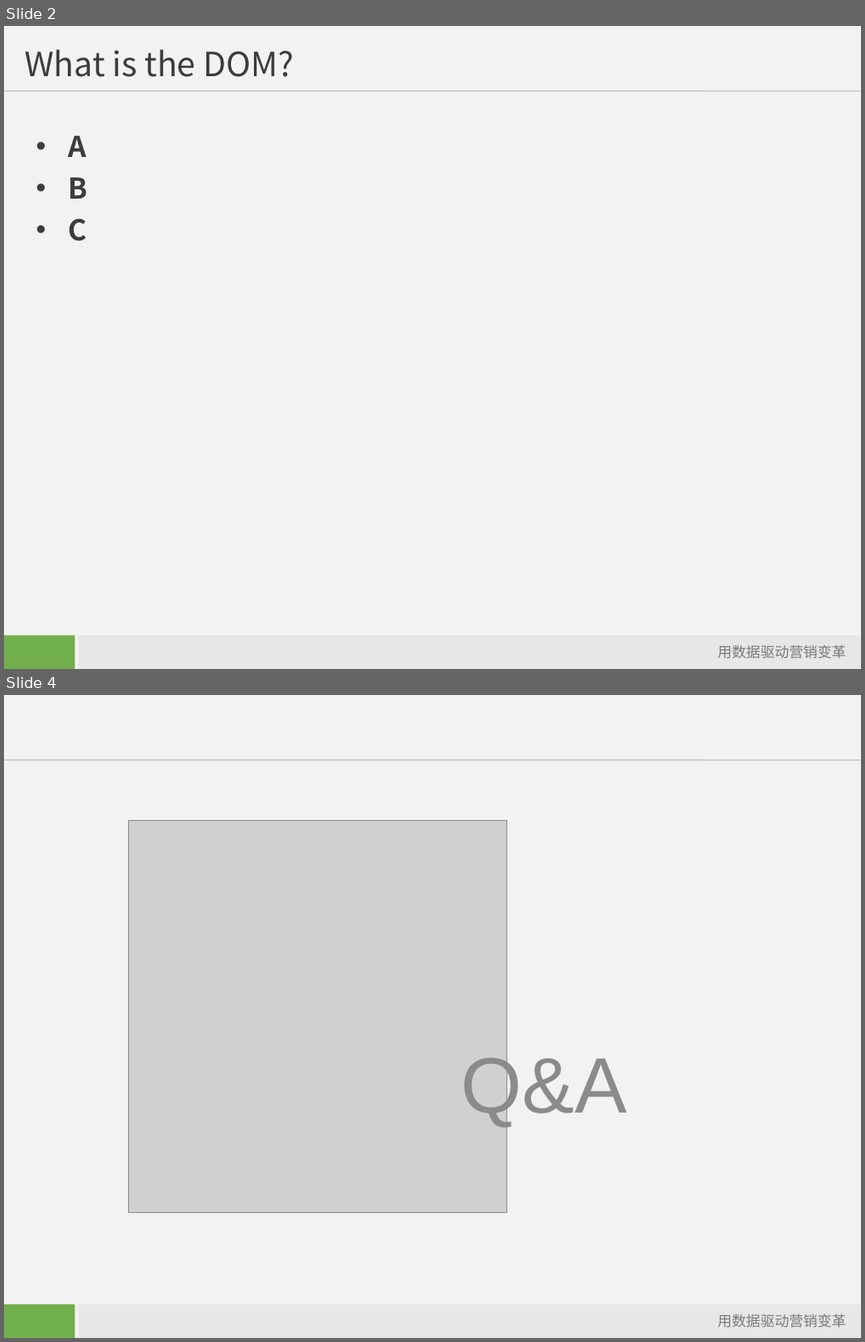
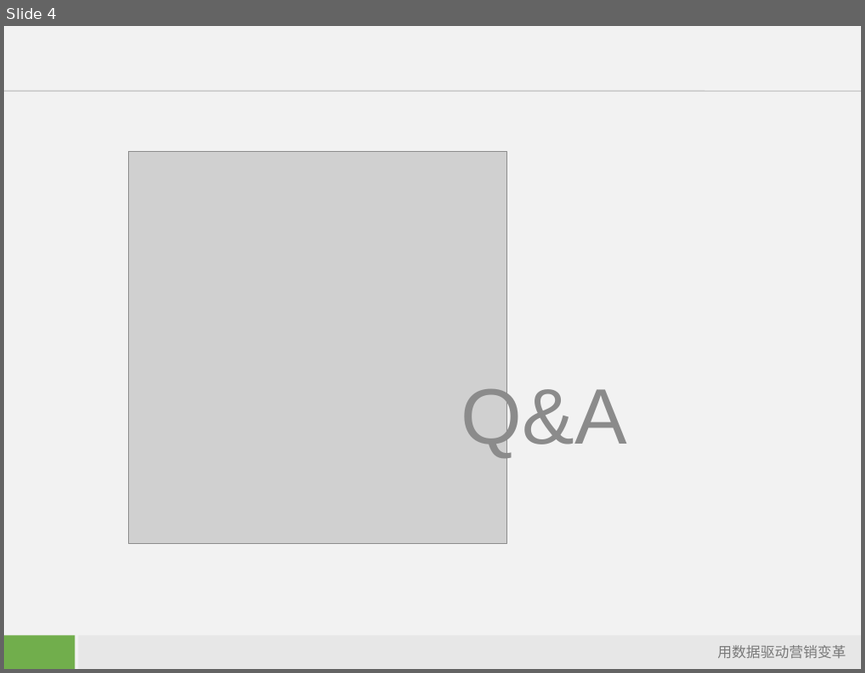
Before and after one commit to starzou/dom-edge, a slide deck: doc/DOM及其应用-模板.ppt. Shown one above the other, each under a label of ours: slides 2 and 4 before the commit, slide 4 after it; the slides between them are not shown. The pictures are 865x1342 and 865x673 pixels, drawn with LibreOffice and Linux fonts; fonts in the diff are those of the drawing; grey boxes stand for pictures; background and template pictures are left out. Boxes give left, top, right and bottom in pixels: in the first picture for what was removed or moved away, otherwise in the second. Text is boxed around its words. In the diff, an @@ line names an element or a change of style, - is before the commit and + after.

```diff
--- a/doc/DOM及其应用-模板.ppt
+++ b/doc/DOM及其应用-模板.ppt
@@ slide 2 removed at [4,26,861,669], background #F2F2F2; not listed: 4 template elements that a slide beside it also shows @@
@@ title removed at [24,50,293,77] @@
-What is the DOM?
@@ text removed at [68,136,87,241] @@
-• A
-• B
-• C
```
Also in this commit, not shown: 1 slide changed, 1 slide added, 3 other files.
